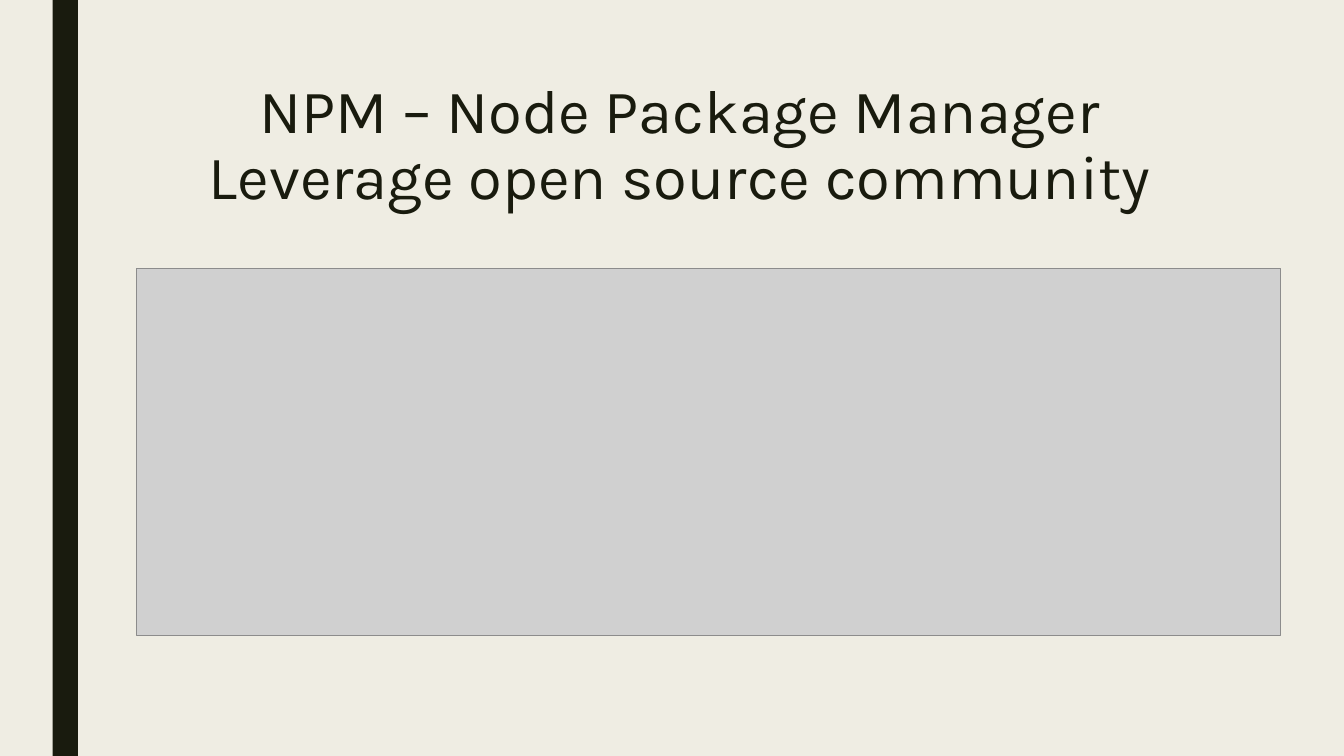
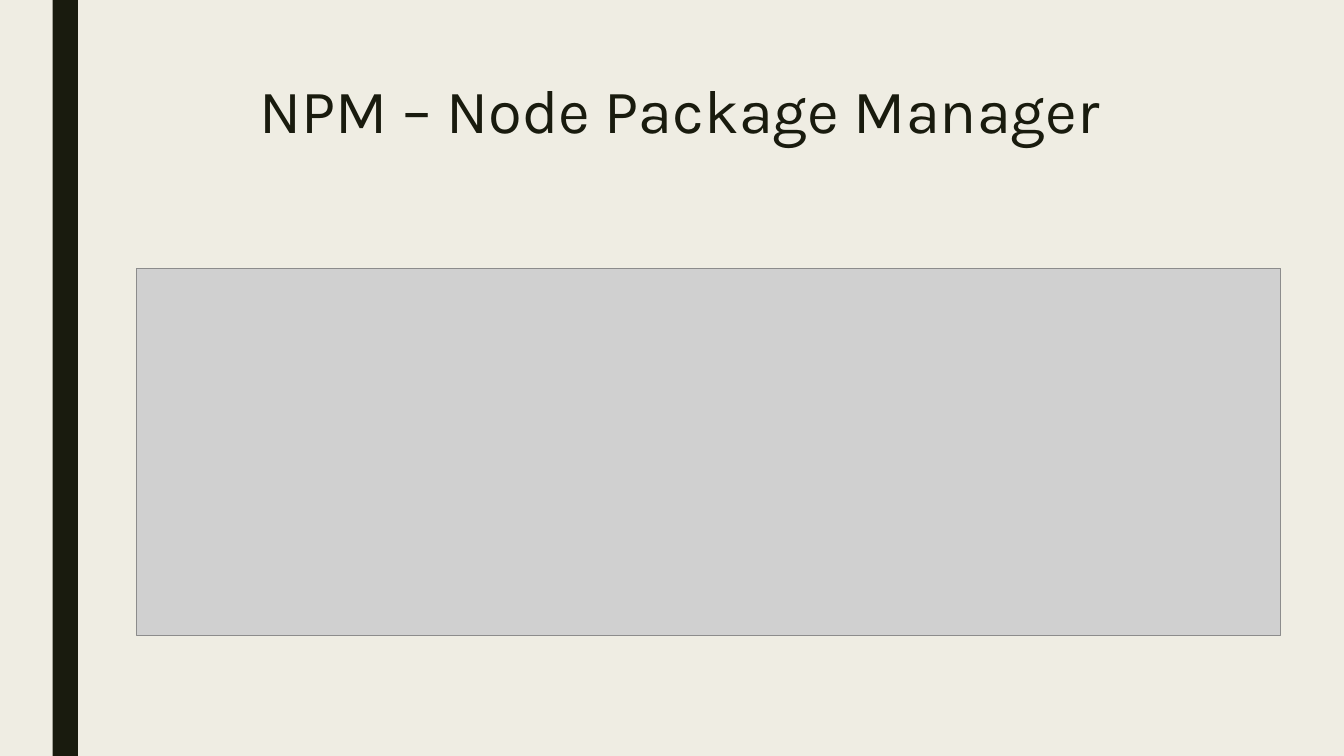
Before and after one commit to derektu/NodeTutorial, a slide deck: slide 17 of Presentation.pptx (slide 13 before the commit). Drawn at 1344x756 pixels with LibreOffice and Linux fonts; fonts in the diff are those of the drawing; grey boxes stand for pictures. Boxes give left, top, right and bottom in pixels: in the first picture for what was removed or moved away, otherwise in the second. Text is boxed around its words. In the diff, an @@ line names an element or a change of style, - is before the commit and + after.

```diff
--- a/Presentation.pptx
+++ b/Presentation.pptx
@@ title at bbox=[260, 91, 1100, 148]: text changed @@
-NPM – Node Package Manager
-Leverage open source community
+NPM – Node Package Manager
```
Also in this commit, not shown: 1 other slide changed, 6 slides added, 3 other files.
